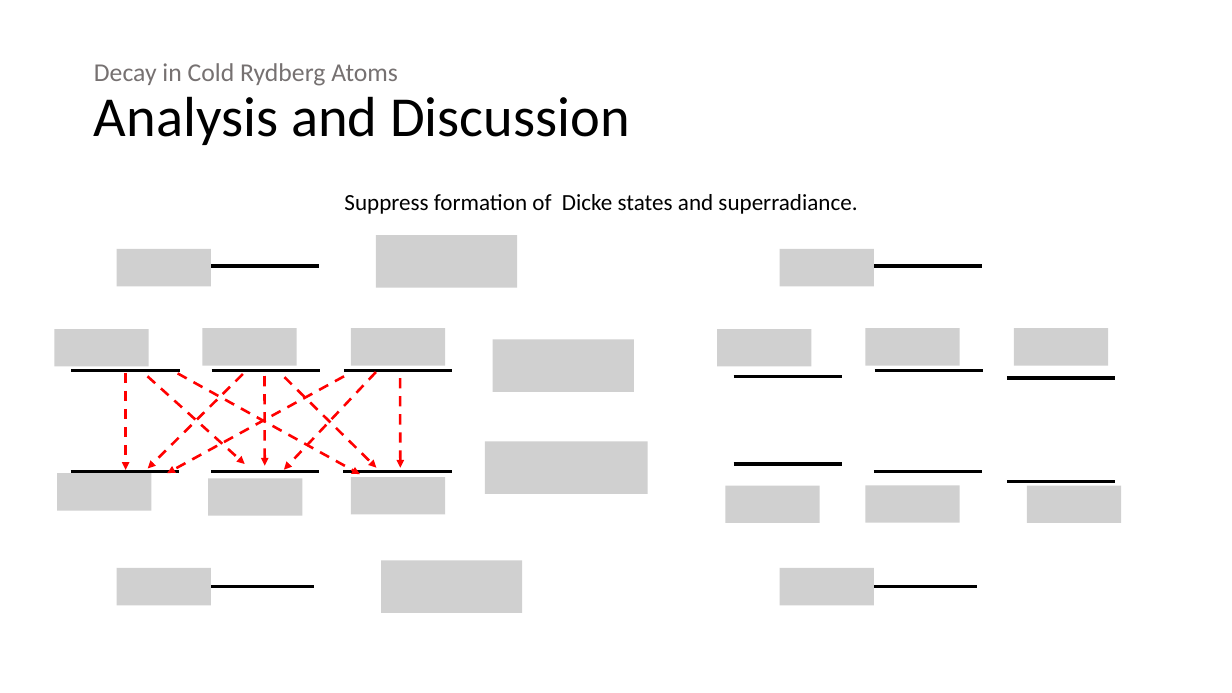
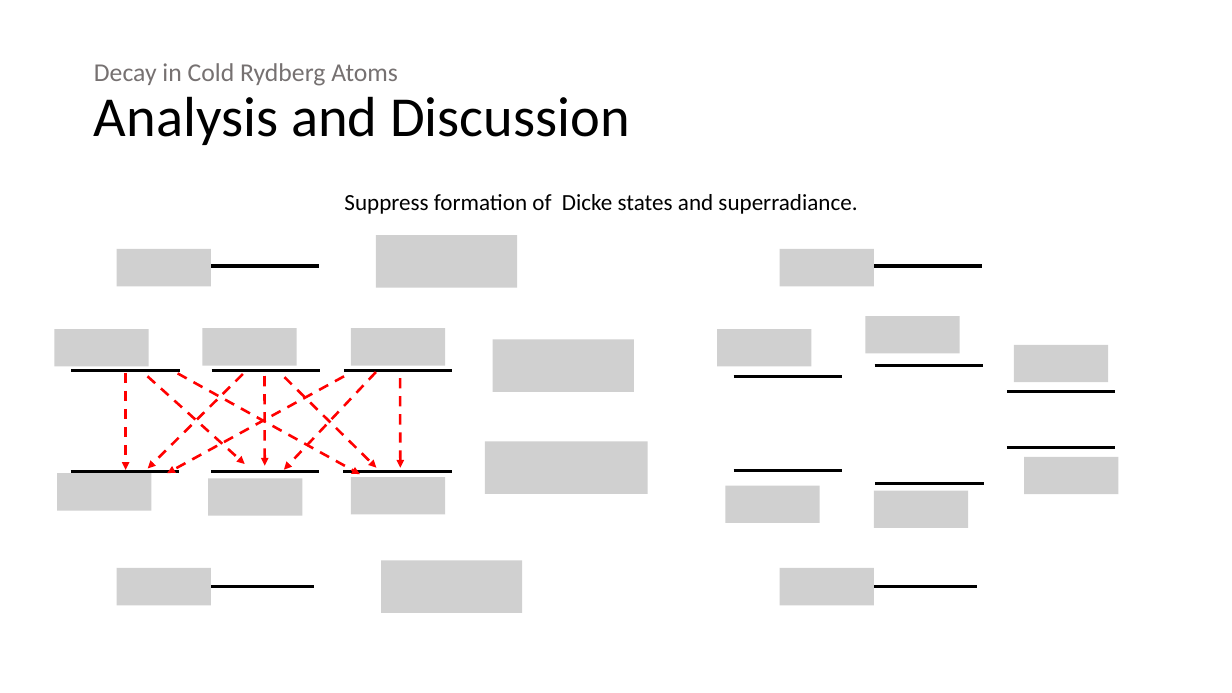
Before and after one commit to 545zhou/PHD-thesis, a slide deck: slide 22 of Presentation1.pptx. Drawn at 1232x693 pixels with LibreOffice and Linux fonts; fonts in the diff are those of the drawing; grey boxes stand for pictures. Boxes give left, top, right and bottom in pixels: in the first picture for what was removed or moved away, otherwise in the second. Text is boxed around its words. In the diff, an @@ line names an element or a change of style, - is before the commit and + after.

```diff
--- a/Presentation1.pptx
+++ b/Presentation1.pptx
@@ picture: place and size @@
-picture at box(866, 328, 960, 365)
+picture at box(866, 316, 960, 353)
@@ picture: place and size @@
-picture at box(1014, 328, 1108, 365)
+picture at box(1014, 345, 1108, 382)
@@ line moved from (875, 371) - (983, 371) to (875, 366) - (983, 366) @@
@@ line moved from (1007, 378) - (1116, 378) to (1007, 392) - (1116, 392) @@
@@ line moved from (1007, 482) - (1116, 482) to (1007, 447) - (1116, 447) @@
@@ line moved from (734, 464) - (842, 464) to (734, 470) - (842, 470) @@
@@ picture added at box(1024, 457, 1118, 494) @@
@@ picture: place and size @@
-picture at box(866, 485, 960, 522)
+picture at box(874, 491, 969, 528)
@@ line moved from (874, 472) - (982, 472) to (875, 483) - (984, 483) @@
@@ picture removed at box(1027, 486, 1121, 523) @@
```
Also in this commit, not shown: 7 other slides changed, 1 slide added, 11 other files.
